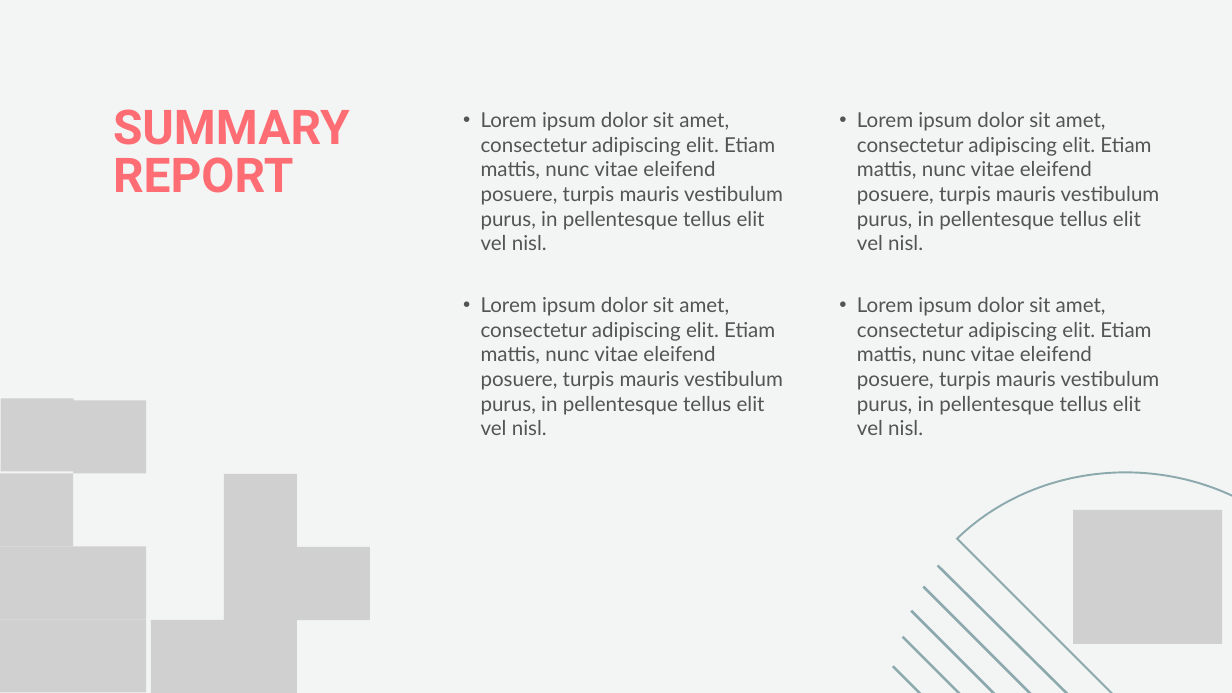
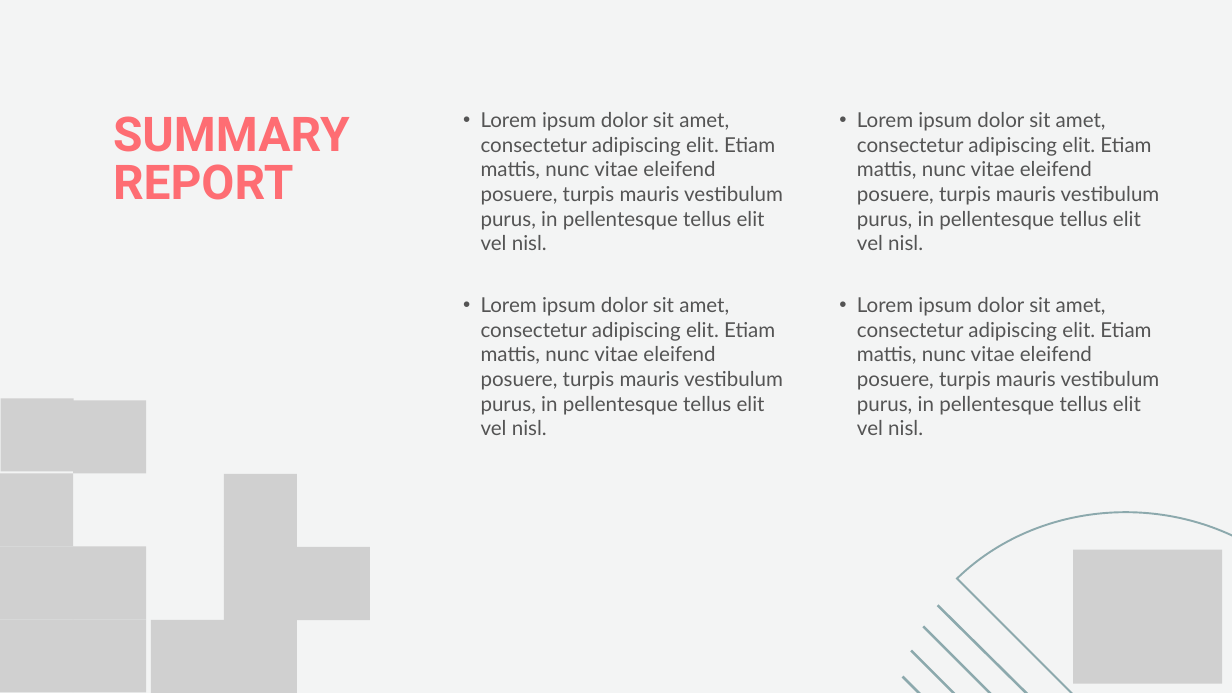
Before and after one commit to akuldeepj/recurse-codenovate, a slide deck: slide 5 of public/downloads/ppt-template.pptx. Drawn at 1232x693 pixels with LibreOffice and Linux fonts; fonts in the diff are those of the drawing; grey boxes stand for pictures. Boxes give left, top, right and bottom in pixels: in the first picture for what was removed or moved away, otherwise in the second. Text is boxed around its words. In the diff, an @@ line names an element or a change of style, - is before the commit and + after.

```diff
--- a/public/downloads/ppt-template.pptx
+++ b/public/downloads/ppt-template.pptx
@@ text "SUMMARY REPORT": place and size @@
-text "SUMMARY REPORT" at [113,109,350,193]
+text "SUMMARY REPORT" at [113,116,350,200]
@@ freeform shape: place and size @@
-freeform shape at [957,369,1232,693]
+freeform shape at [957,409,1232,693]
@@ picture: place and size @@
-picture at [1073,510,1222,644]
+picture at [1073,549,1222,683]
@@ line moved from (923, 586) - (1232, 693) to (923, 626) - (1232, 693) @@
@@ line moved from (938, 565) - (1232, 693) to (938, 606) - (1232, 693) @@
@@ line moved from (911, 610) - (1232, 693) to (911, 650) - (1232, 693) @@
@@ line removed from (893, 667) to (1186, 693) @@
@@ line moved from (902, 637) - (1218, 693) to (902, 676) - (1218, 693) @@
```
Also in this commit, not shown: 7 other slides changed.
